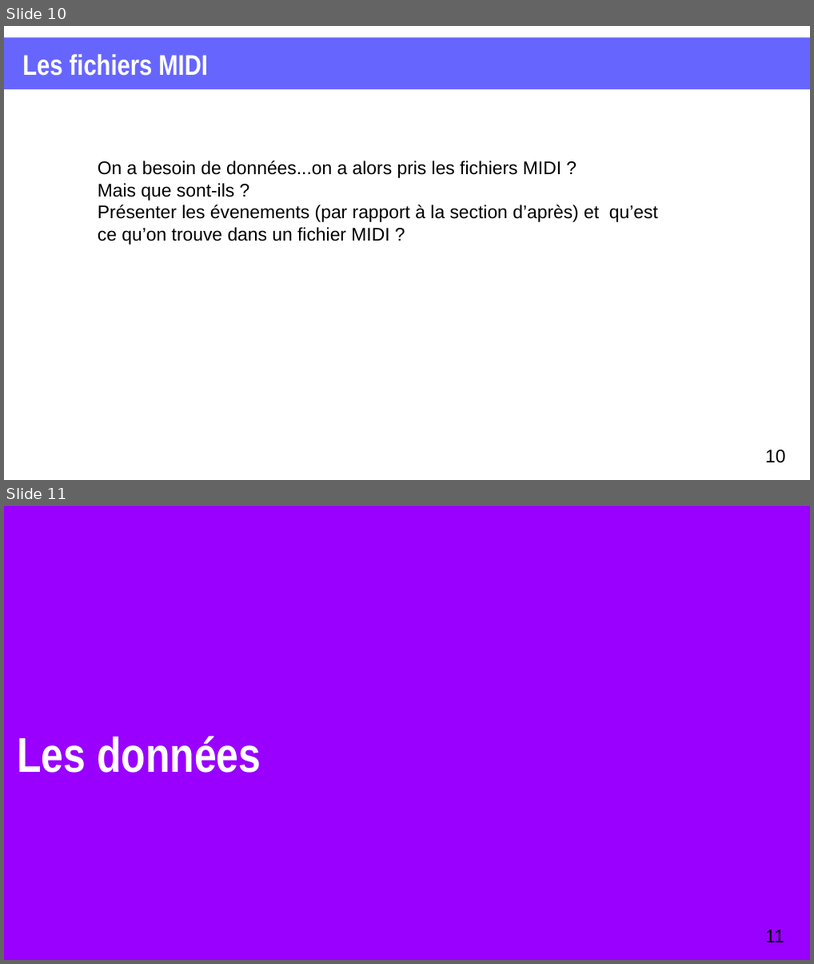
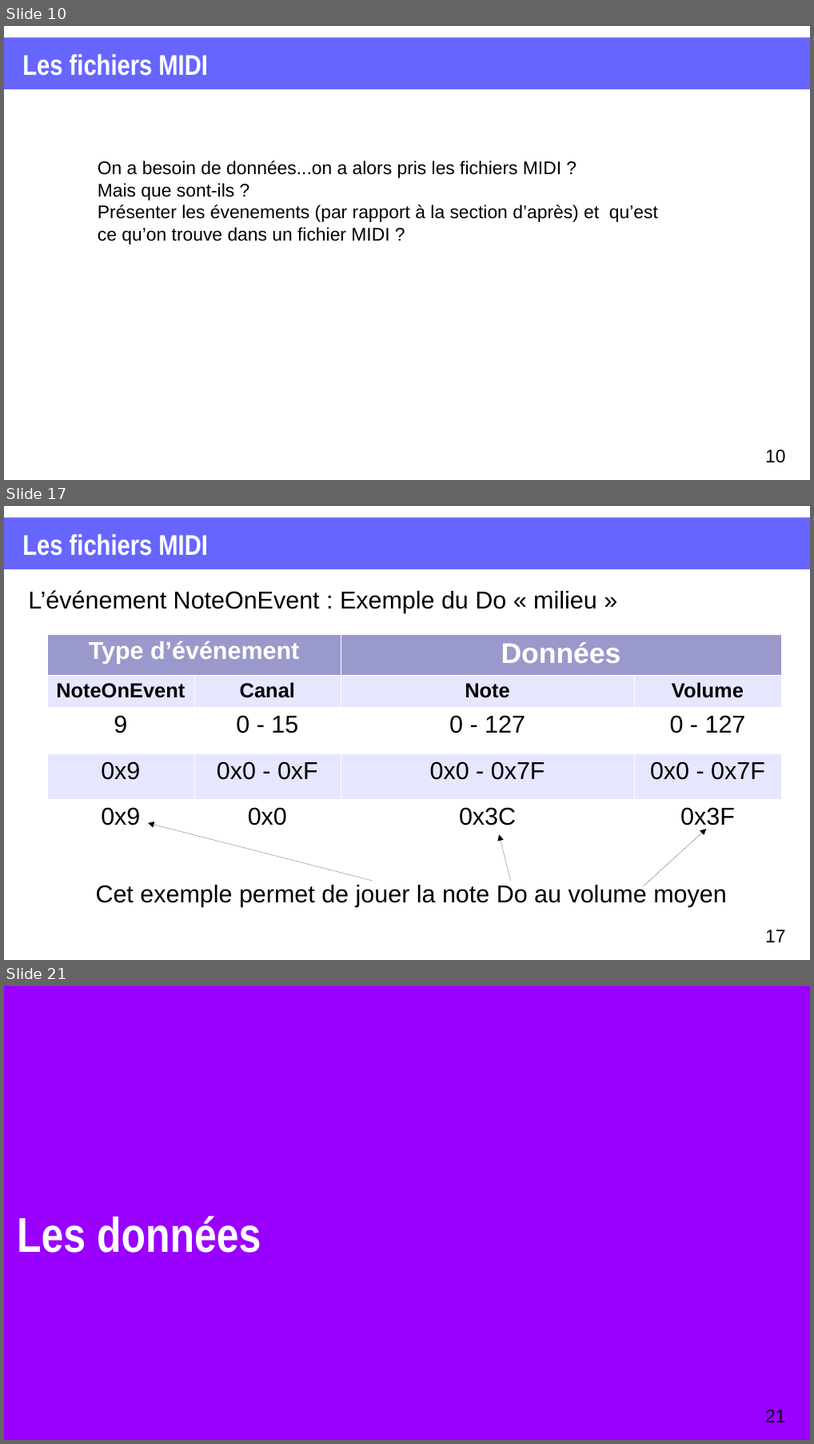
Before and after one commit to XgLsuLzRMy/Composition-Musicale-par-Reseau-de-Neurones, a slide deck: projet.odp. Shown one above the other, each under a label of ours: slides 10 and 11 before the commit, slides 10, 17 and 21 after it; the slides between them are not shown. The pictures are 814x964 and 814x1444 pixels, drawn with LibreOffice and Linux fonts; fonts in the diff are those of the drawing. Boxes give left, top, right and bottom in pixels: in the first picture for what was removed or moved away, otherwise in the second. Text is boxed around its words. In the diff, an @@ line names an element or a change of style, - is before the commit and + after.

Commit message:
partie midi

```diff
--- a/projet.odp
+++ b/projet.odp
@@ slide 17 added at (4, 506, 810, 960), background #FFFFFF @@
@@ rectangle added at (4, 518, 810, 570), fill #6666FF @@
@@ title added at (22, 534, 207, 556), 28 pt, text #FFFFFF, bold @@
+Les fichiers MIDI
@@ text added at (28, 590, 598, 613), 24 pt, text #000000 @@
+L’événement NoteOnEvent : Exemple du Do « milieu »
@@ table added at (47, 634, 782, 844), 5 rows, 4 columns @@
+Type d’événement |  | Données | 
+NoteOnEvent | Canal | Note | Volume
+9 | 0 - 15 | 0 - 127 | 0 - 127
+0x9 | 0x0 - 0xF | 0x0 - 0x7F | 0x0 - 0x7F
+0x9 | 0x0 | 0x3C | 0x3F
@@ arrow added from (373, 880) to (148, 823), #000000 0 pt @@
@@ arrow added from (511, 880) to (499, 835), #000000 0 pt @@
@@ arrow added from (643, 887) to (707, 828), #000000 0 pt @@
@@ text added at (96, 883, 726, 907), 24 pt, text #000000 @@
+Cet exemple permet de jouer la note Do au volume moyen
@@ page number added at (766, 929, 786, 942), 18 pt, text #000000 @@
+17
@@ what was slide 11 is now slide 21 @@
@@ page number at (766, 1409, 786, 1422): text changed @@
-11
+21
```
Also in this commit, not shown: 2 slides changed, 9 other slides added, 1 other file.
